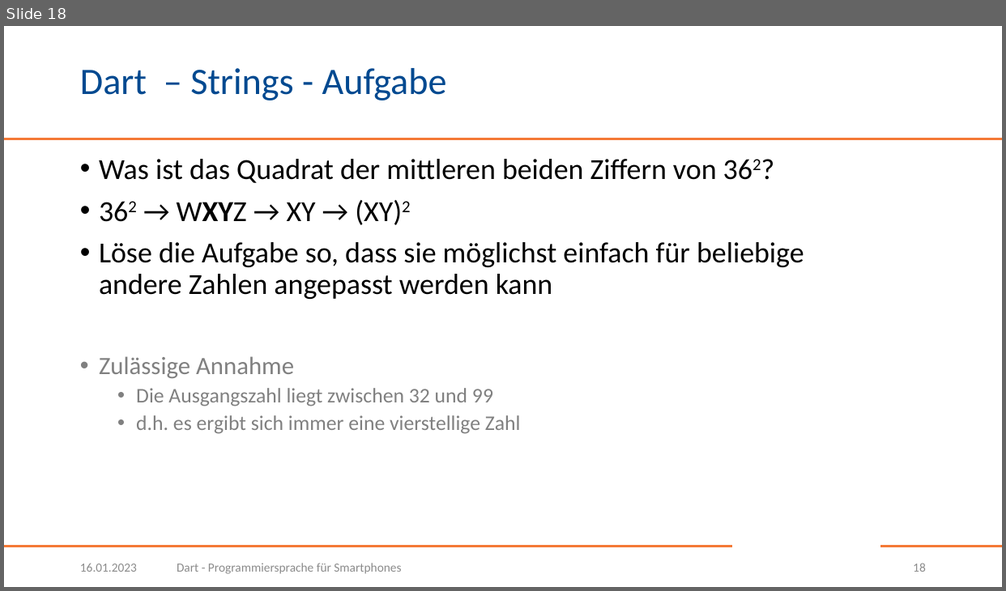
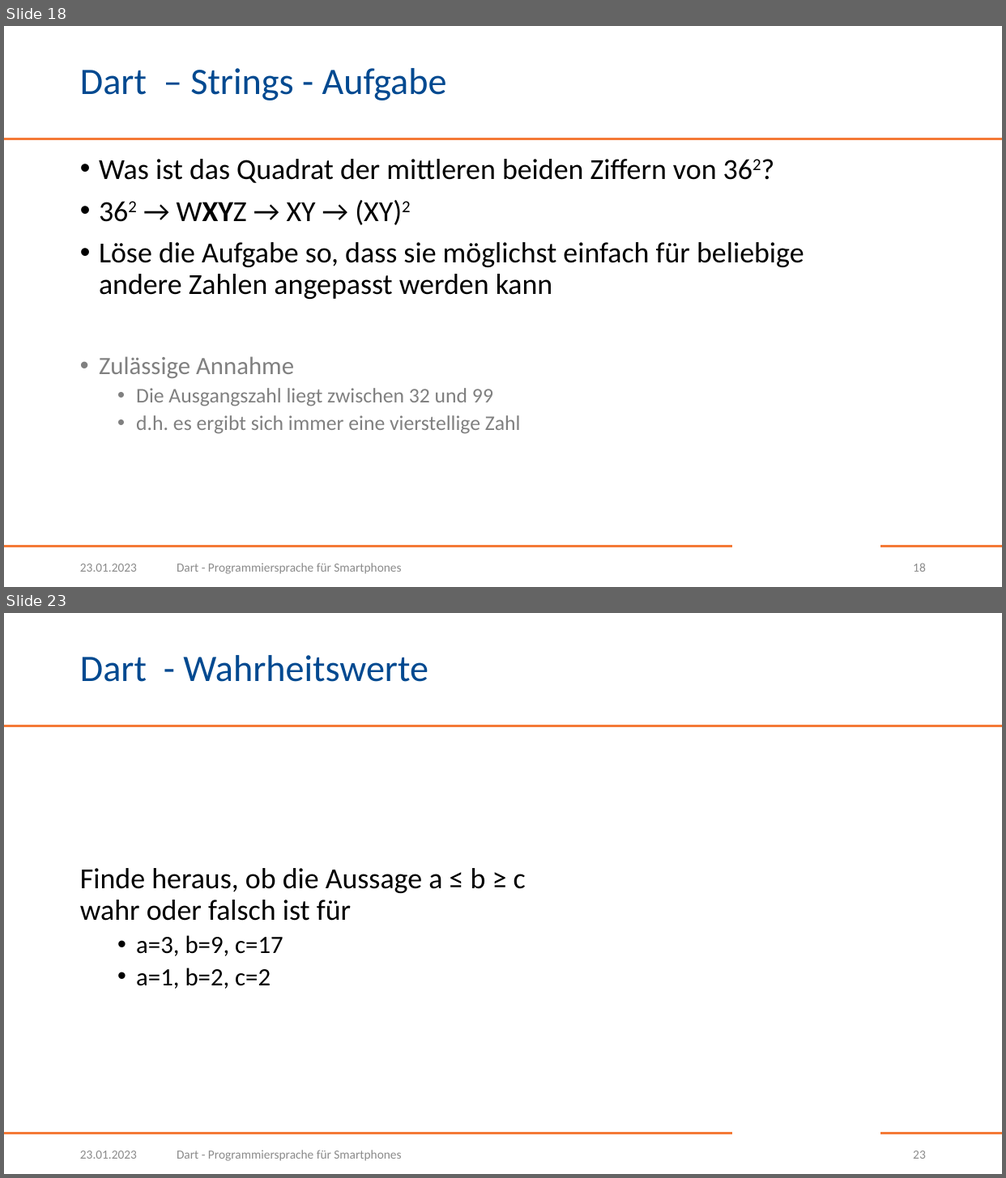
Before and after one commit to BogyMitutoyoCTL/DecisionMakingApp, a slide deck: presentations/Dart.pptx. Shown one above the other, each under a label of ours: slide 18 before the commit, slides 18 and 23 after it; the slides between them are not shown. The pictures are 1006x591 and 1006x1178 pixels, drawn with LibreOffice and Linux fonts; fonts in the diff are those of the drawing; background and template pictures are left out. Boxes give left, top, right and bottom in pixels: in the first picture for what was removed or moved away, otherwise in the second. Text is boxed around its words. In the diff, an @@ line names an element or a change of style, - is before the commit and + after.

```diff
--- a/presentations/Dart.pptx
+++ b/presentations/Dart.pptx
@@ slide 23 added at bbox=[4, 613, 1002, 1174], background #FFFFFF; not listed: 3 template elements that a slide beside it also shows @@
@@ title added at bbox=[80, 655, 428, 682], 36 pt, text #004990 @@
+Dart - Wahrheitswerte
@@ text added at bbox=[80, 868, 526, 989], 28 pt, text #000000 @@
+Finde heraus, ob die Aussage a ≤ b ≥ c
+wahr oder falsch ist für
+  • a=3, b=9, c=17
+  • a=1, b=2, c=2
@@ text added at bbox=[80, 1151, 137, 1159], 12 pt, text #8C8C8C @@
+23.01.2023
@@ text added at bbox=[177, 1150, 401, 1161], 12 pt, text #8C8C8C @@
+Dart - Programmiersprache für Smartphones
@@ page number added at bbox=[913, 1151, 926, 1159], 12 pt, text #8C8C8C @@
+23
@@ slide 18 changed as well @@
@@ text at bbox=[80, 564, 137, 572]: text changed @@
-16.01.2023
+23.01.2023
```
Also in this commit, not shown: 17 other slides changed, 6 other slides added.
